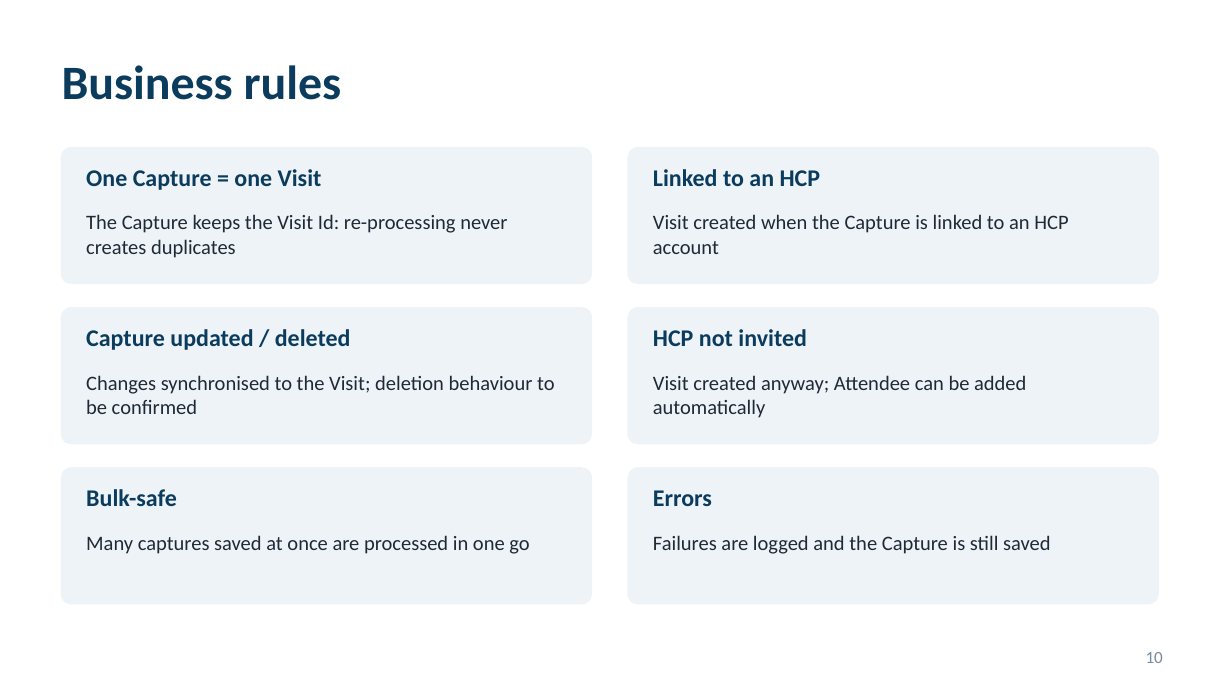
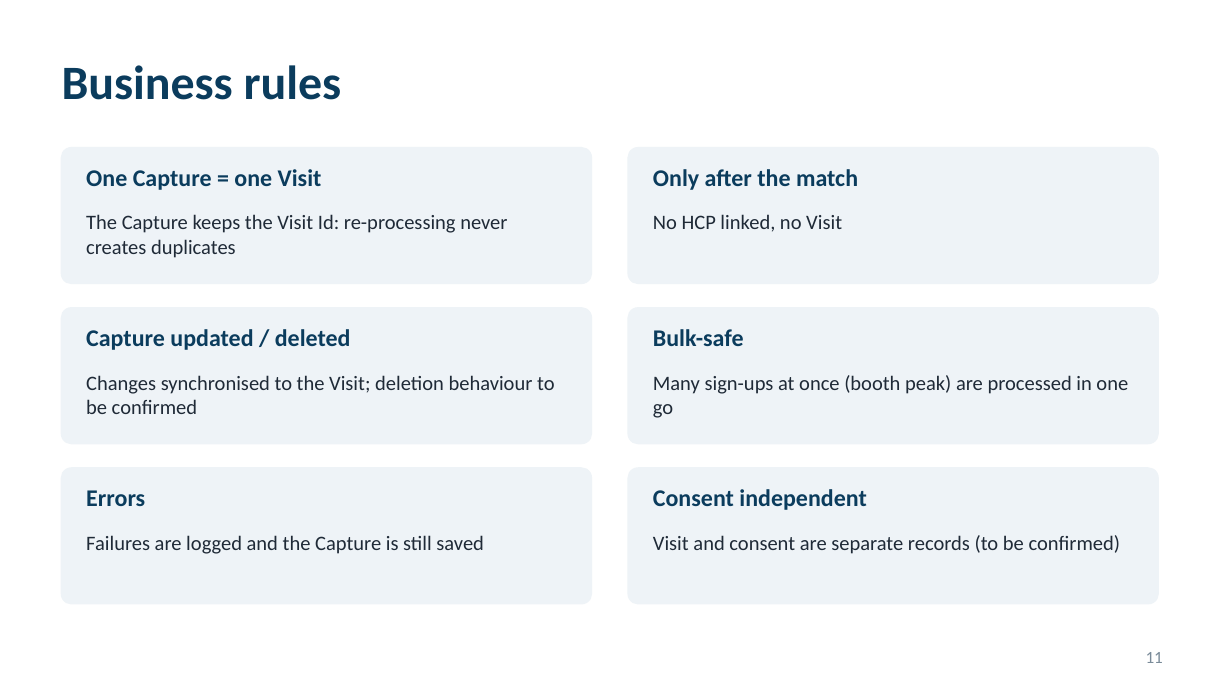
Before and after one commit to patrik8585/claude, a slide deck: slide 11 of slides/France_CBU_Congress_Solution.pptx (slide 10 before the commit). Drawn at 1232x693 pixels with LibreOffice and Linux fonts; fonts in the diff are those of the drawing. Boxes give left, top, right and bottom in pixels: in the first picture for what was removed or moved away, otherwise in the second. Text is boxed around its words. In the diff, an @@ line names an element or a change of style, - is before the commit and + after.

```diff
--- a/slides/France_CBU_Congress_Solution.pptx
+++ b/slides/France_CBU_Congress_Solution.pptx
@@ text at (x1=653, y1=169, x2=858, y2=190): text changed @@
-Linked to an HCP
+Only after the match
@@ text at (x1=653, y1=214, x2=842, y2=232): text changed @@
-Visit created when the Capture is linked to an HCP account
+No HCP linked, no Visit
@@ text at (x1=653, y1=329, x2=744, y2=346): text changed @@
-HCP not invited
+Bulk-safe
@@ text at (x1=653, y1=375, x2=1128, y2=418): text changed @@
-Visit created anyway; Attendee can be added automatically
+Many sign-ups at once (booth peak) are processed in one go
@@ text at (x1=86, y1=490, x2=145, y2=506): text changed @@
-Bulk-safe
+Errors
@@ text at (x1=653, y1=489, x2=866, y2=510): text changed @@
-Errors
+Consent independent
@@ text at (x1=86, y1=535, x2=484, y2=554): text changed @@
-Many captures saved at once are processed in one go
+Failures are logged and the Capture is still saved
@@ text at (x1=653, y1=535, x2=1121, y2=554): text changed @@
-Failures are logged and the Capture is still saved
+Visit and consent are separate records (to be confirmed)
@@ page number at (x1=1146, y1=652, x2=1163, y2=663): text changed @@
-10
+11
```
Also in this commit, not shown: 7 other slides changed, 5 slides added, 4 slides removed.
